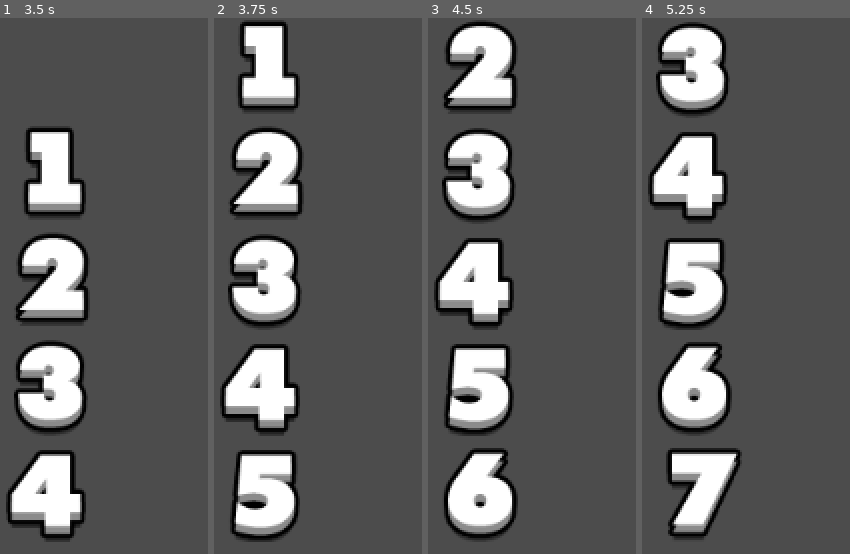
Above: before the commit, frames 1-4 (left to right).
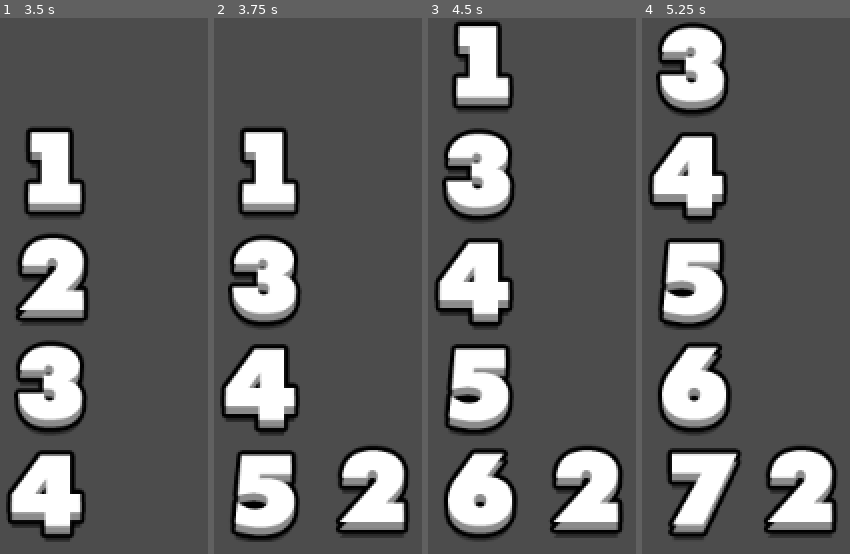
Above: after the commit, the same moments.

Repository: Pe3Hu/uri
Game: Godot game, scene res://scenes/Livre/Livre.tscn
Same seed, same stepped clock (60 frames per second), same inputs: the game is played once before the commit and once after it.
Inputs (mouse positions are in pixels of both pictures, inside the frame that each line leads up to):
- Up to frame 1 (3.5 s): tap Enter at 0.5, 2 s; move the mouse to (outside the picture) at 0.52 s; click (outside the picture) at 0.67 s; tap Space at 1.25, 2.75 s; move the mouse to (outside the picture) at 1.27 s; hold S 1.28-2.03 s; click (outside the picture) at 1.42 s; move the mouse to (outside the picture) at 2.02 s; click (outside the picture) at 2.17 s; move the mouse to (outside the picture) at 2.77 s; click (outside the picture) at 2.92 s
- Up to frame 2 (3.75 s): tap Enter at 3.5 s; move the mouse to (outside the picture) at 3.52 s; hold S from 3.53 s (still down); click (outside the picture) at 3.67 s
- Up to frame 3 (4.5 s): keep holding S; tap Space at 4.25 s; move the mouse to (outside the picture) at 4.27 s; click (outside the picture) at 4.42 s
- Up to frame 4 (5.25 s): keep holding S; move the mouse to (outside the picture) at 5.02 s; click (outside the picture) at 5.17 s

Frame 1 is identical in both runs. In frame 2, 12% of the frame differs, in the area x 7-95%, y 0-98%; in frame 3, 7.7%; in frame 4, 5.2%.

Commit message:
update version 0.002
1. Livre budge_lettre func added

Diff:
--- a/scenes/Livre/Livre.gd
+++ b/scenes/Livre/Livre.gd
@@ -25,7 +25,6 @@
 			data.grid = Vector2(_i,_j)
 			var new_lettre = lettre_scene.instance()
 			new_lettre.set_data(data)
-			#lettres[_i].append(new_lettre)
 			add_child(new_lettre)
 
 
@@ -36,11 +35,11 @@
 	var frame_index = num#Global.ALPHABET.find(letter)+NUMBER_SHIFT
 	var grid = Vector2(col,rows-1)
 	var direction = Vector2(0,-1)
-	var new_grid = lift_column(grid, direction)
+	var new_grid = lift_column(grid, direction, true)
 
 
 	if lettres[new_grid.x].size() < rows:
-		lettres[new_grid.x].insert(0,new_grid)
+		lettres[new_grid.x].append(new_grid)
 
 	get_lettre(grid).set_frame(frame_index)
 
@@ -57,47 +56,32 @@
 	return lettre.grid.x
 
 
-func lift_column(grid_: Vector2, direction_: Vector2) -> Vector2:
-	var next = grid_
-	var frame_index = get_lettre(next).get_frame()
+func lift_column(grid_: Vector2, direction_: Vector2, forse_: bool) -> Vector2:
+	var next = Vector2(grid_.x,0)
 
-	if frame_index >= ALPHABET_END:
-		return grid_
+	if direction_.y == 1:
+		next.y += rows-1
 
-	next += direction_
-	var d = get_lettre(next)
-	frame_index = get_lettre(next).get_frame()
+	for _i in rows-1:
+		var lettre = get_lettre(next)
 
-	while check_border(next) && frame_index < ALPHABET_END:
-		next += direction_
+		if lettre.get_frame() >= ALPHABET_END || forse_:
+			swap_lettres([lettre, get_lettre(next-direction_)])
 
-		if check_border(next):
-			frame_index = get_lettre(next).get_frame()
-
-	if !check_border(next):
 		next -= direction_
 
-	var result = next
+	var result = grid_
 
-	while check_border(next-direction_):
-		lift_lettre(next, direction_)
-		next -= direction_
+	if lettres[grid_.x].size() > 0:
+		result.y -= lettres[grid_.x].size()
 
 	return result
 
 
-func lift_lettre(next_: Vector2, direction_: Vector2)  -> void:
-	var previous = next_-direction_
-	var frame_index = get_lettre(previous).get_frame()
-	get_lettre(next_).set_frame(frame_index)
-
-
-func _input(event):
-	if event is InputEventMouseButton:
-		Global.mouse_pressed = !Global.mouse_pressed
-
-		if Global.mouse_pressed:
-			spawn_lettre()
+func swap_lettres(lettres_: Array) -> void:
+	var frame  = lettres_.front().get_frame()
+	lettres_.front().set_frame(lettres_.back().get_frame())
+	lettres_.back().set_frame(frame)
 
 
 func get_lettre(grid_: Vector2) -> Lettre:
@@ -108,18 +92,26 @@
 
 func budge_lettre(grid_: Vector2, direction_: Vector2) -> void:
 	if check_budge(grid_, direction_):
+		swap_lettres([get_lettre(grid_), get_lettre(grid_+direction_)])
+		lettres[grid_.x].erase(grid_)
+		lettres[grid_.x+direction_.x].append(grid_+direction_)
 		fall_column(grid_)
 		fall_column(grid_+direction_)
 
 
 func fall_column(grid_: Vector2) -> void:
+	var direction = Vector2(0,1)
 	var col = lettres[grid_.x]
-	print(col)
 
-	while col.back().y != col.size():
-		for _i in range(grid_.y, col.size()-1, 1):
-			col[_i].y -= 1
-		print(col)
+	for _i in rows-1-grid_.y:
+		 lift_column(Vector2(grid_.x,0), direction, false)
+
+	if col.size() == 1:
+		col[0].y = rows-1
+	else:
+		for _i in col.size()-1:
+			while col[_i].y > col[_i+1].y+1:
+				col[_i+1].y += 1
 
 
 func check_budge(grid_: Vector2, direction_: Vector2) -> bool:
@@ -128,10 +120,23 @@
 	if !check_border(budged):
 		return false
 
-	var check = lettres[budged.x].size() < grid_.y
+	var check = rows-lettres[budged.x].size() > grid_.y
 	return check
 
 
 func check_border(grid_: Vector2) -> bool:
 	var check = grid_.x >= 0 && grid_.x < cols && grid_.y >= 0 && grid_.y < rows
 	return check
+
+
+func _input(event):
+	if event is InputEventMouseButton:
+		Global.mouse_pressed = !Global.mouse_pressed
+
+		if Global.mouse_pressed:
+			spawn_lettre()
+
+	if event is InputEventKey:
+
+		if event.pressed and event.scancode == KEY_S:
+			budge_lettre(Vector2(0,2),Vector2(1,0))
